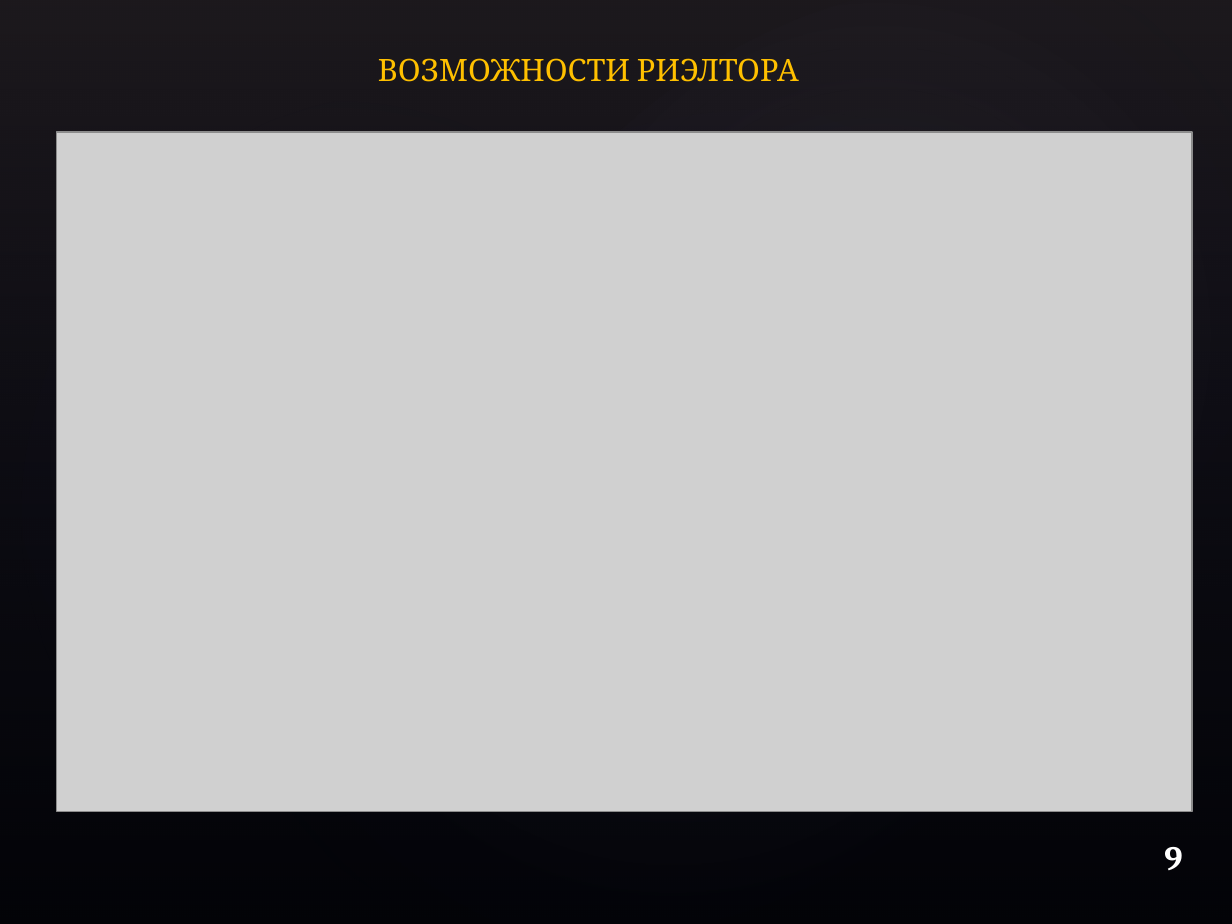
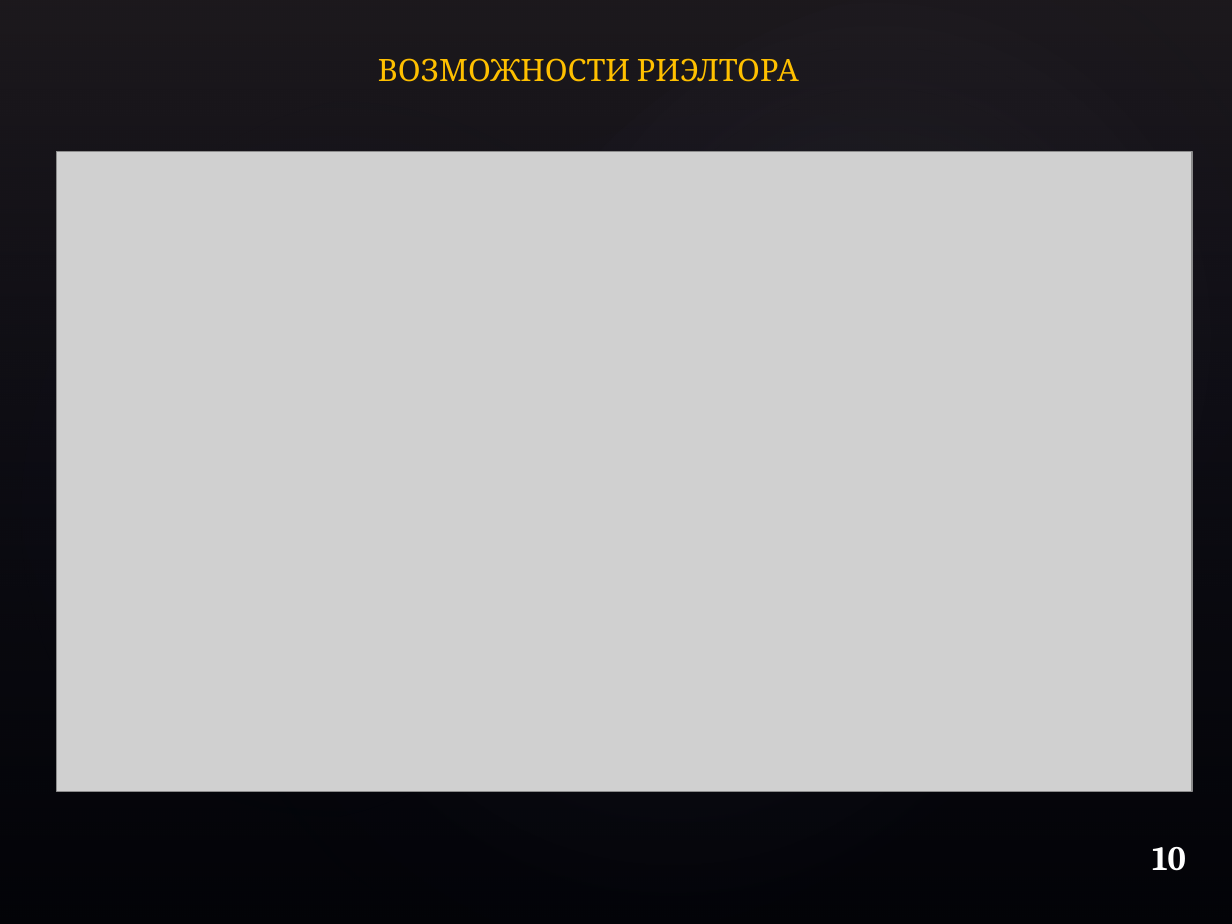
Before and after one commit to TTmaxiTT/VP, a slide deck: slide 10 of Смирнов М.Л. курсовой проект по ВП на тему 'Риэлтерское агентство'/Смирнов М. Л. курсовой проект по ВП на тему 'Риэлтерское агентство'.pptx (slide 9 before the commit). Drawn at 1232x924 pixels with LibreOffice and Linux fonts; fonts in the diff are those of the drawing; grey boxes stand for pictures; background and template pictures are left out. Boxes give left, top, right and bottom in pixels: in the first picture for what was removed or moved away, otherwise in the second. Text is boxed around its words. In the diff, an @@ line names an element or a change of style, - is before the commit and + after.

```diff
--- a/Смирнов М.Л. курсовой проект по ВП на тему 'Риэлтерское агентство'/Смирнов М. Л. курсовой проект по ВП на тему 'Риэлтерское агентство'.pptx
+++ b/Смирнов М.Л. курсовой проект по ВП на тему 'Риэлтерское агентство'/Смирнов М. Л. курсовой проект по ВП на тему 'Риэлтерское агентство'.pptx
@@ picture: place and size @@
-picture at [57,132,1191,811]
+picture at [57,152,1191,792]
@@ text at [1152,847,1186,871]: text changed @@
-9
+10
```
Also in this commit, not shown: 9 other slides changed, 4 slides added, 2 slides removed, 1 other file.
